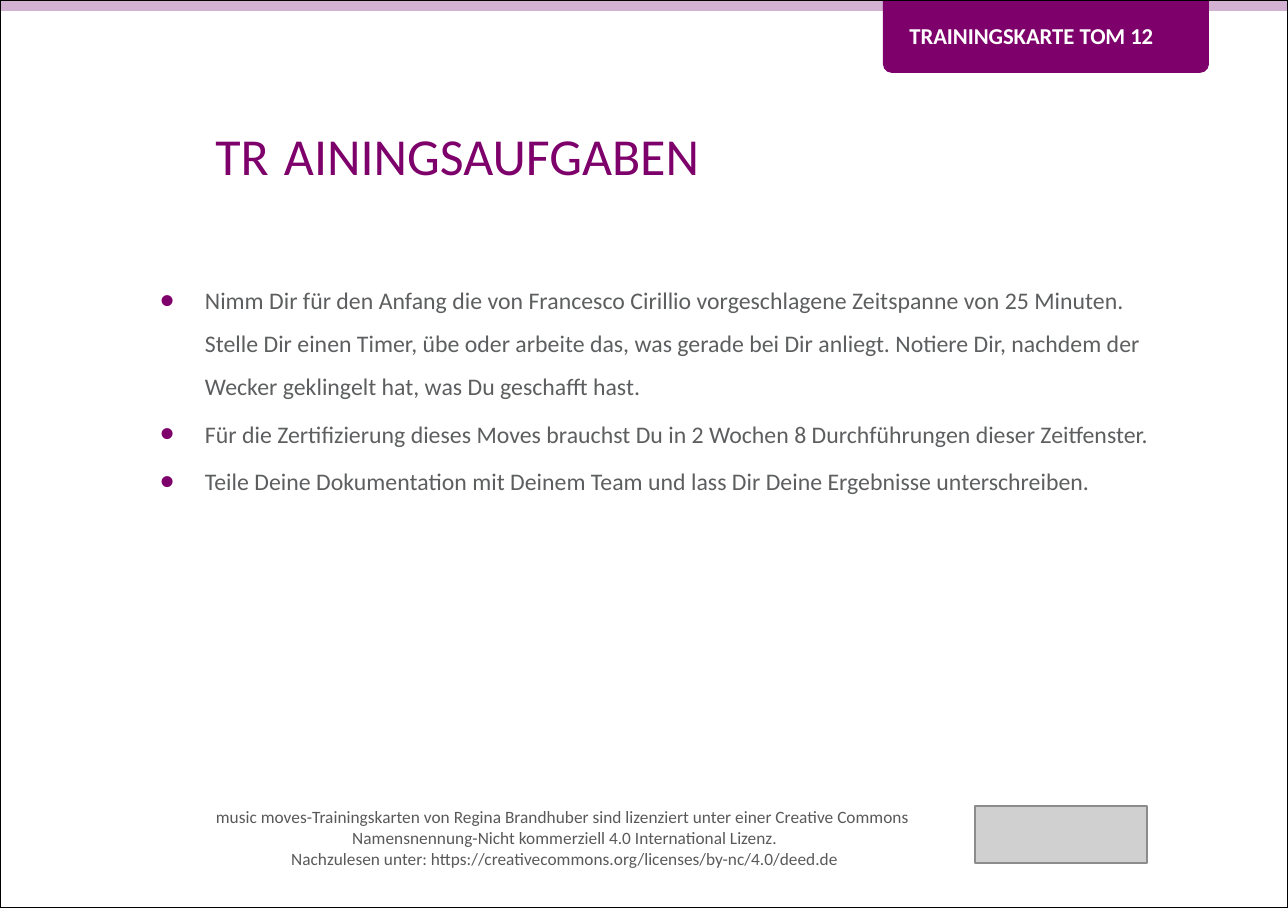
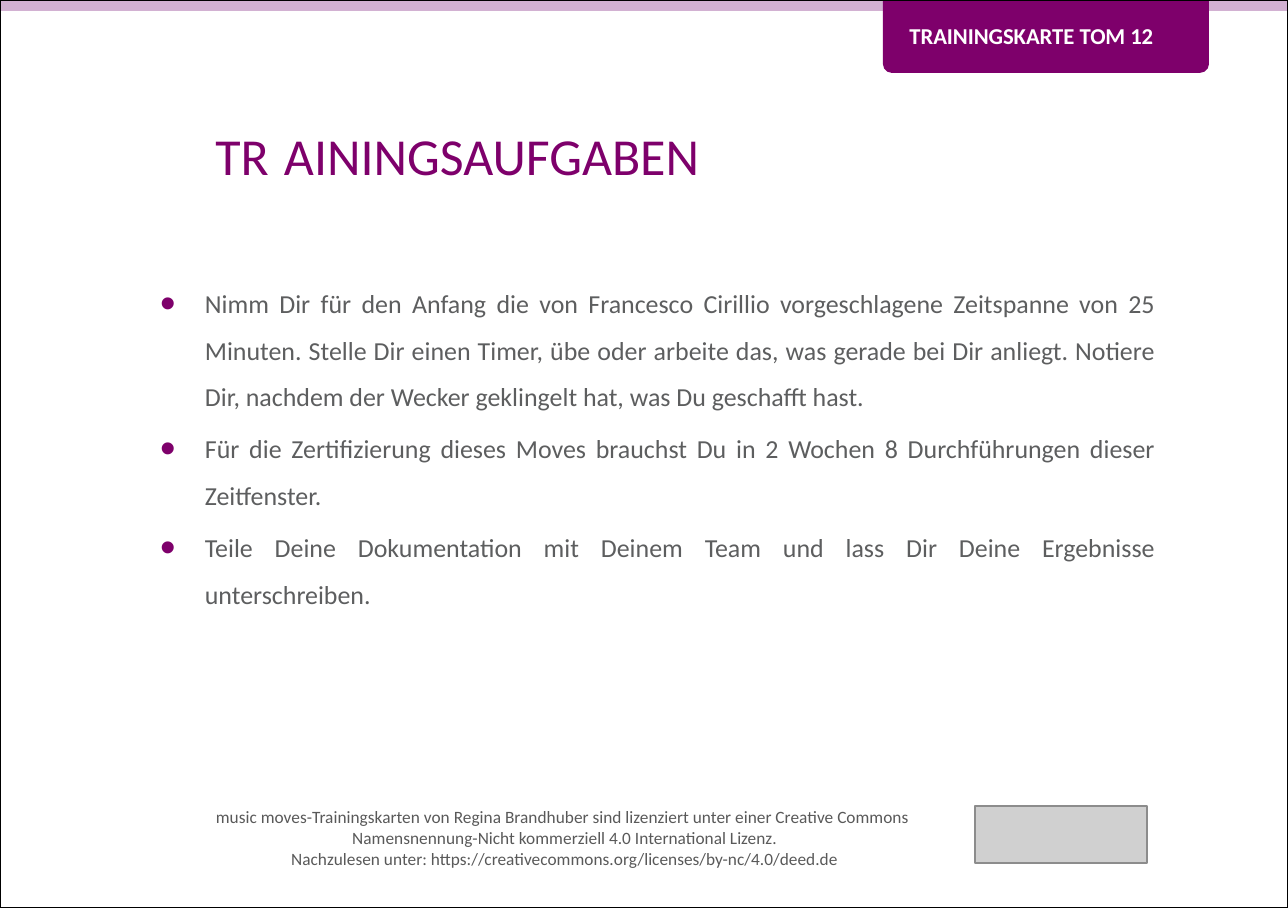
Before and after one commit to Teamtool/training-materials, a slide deck: slide 2 of training-cards/music moves/Tomatoes (TOM)/ger/apprentice/ger_TOM_12_Was_passt_in_eine_Tomate_MM_A.pptx. Drawn at 1288x908 pixels with LibreOffice and Linux fonts; fonts in the diff are those of the drawing; grey boxes stand for pictures; background and template pictures are left out. Boxes give left, top, right and bottom in pixels: in the first picture for what was removed or moved away, otherwise in the second. Text is boxed around its words. In the diff, an @@ line names an element or a change of style, - is before the commit and + after.

```diff
--- a/training-cards/music moves/Tomatoes (TOM)/ger/apprentice/ger_TOM_12_Was_passt_in_eine_Tomate_MM_A.pptx
+++ b/training-cards/music moves/Tomatoes (TOM)/ger/apprentice/ger_TOM_12_Was_passt_in_eine_Tomate_MM_A.pptx
@@ text "Nimm Dir für den Anfang ..." at box(205, 295, 1155, 604): size 11 to 12 pt; alignment left to justified @@
```
Also in this commit, not shown: 1 other slide changed, 17 other files.
